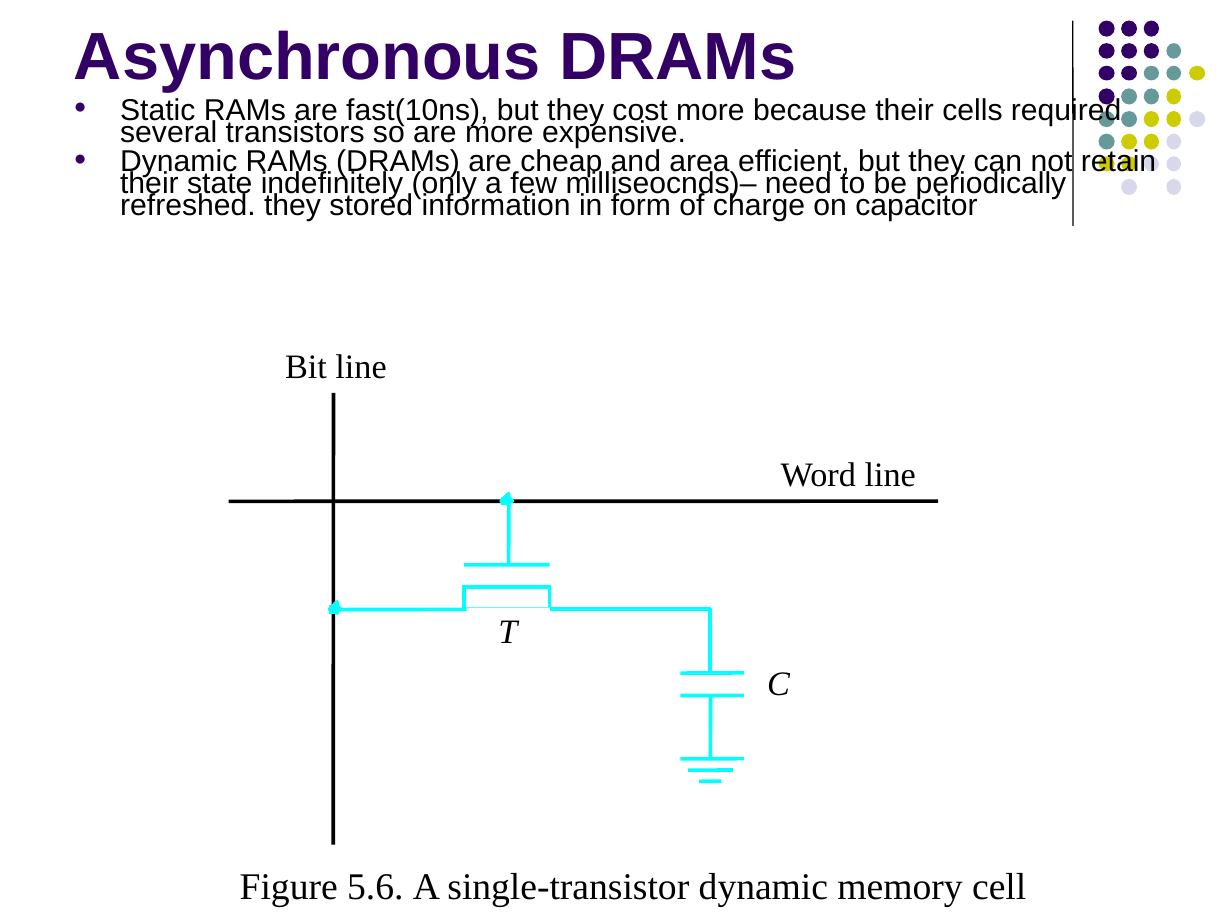
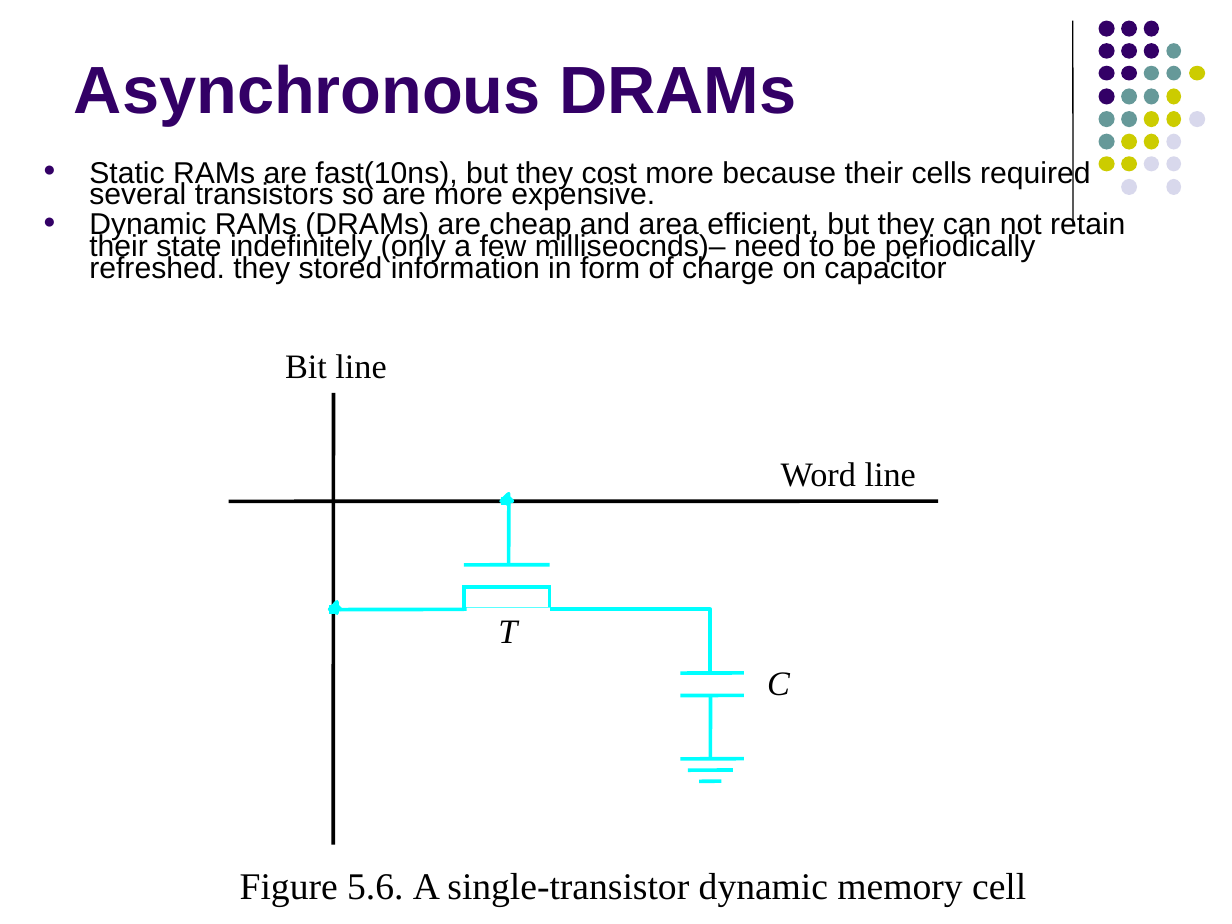
Before and after one commit to Khushi130404/Assembly_8085_Processor, a slide deck: slide 17 of CO_Study/7_memeory1_ams.ppt. Drawn at 1232x924 pixels with LibreOffice and Linux fonts; fonts in the diff are those of the drawing. Boxes give left, top, right and bottom in pixels: in the first picture for what was removed or moved away, otherwise in the second. Text is boxed around its words. In the diff, an @@ line names an element or a change of style, - is before the commit and + after.

```diff
--- a/CO_Study/7_memeory1_ams.ppt
+++ b/CO_Study/7_memeory1_ams.ppt
@@ title "Asynchronous DRAMs": place and size @@
-title "Asynchronous DRAMs" at box(74, 30, 796, 91)
+title "Asynchronous DRAMs" at box(74, 64, 796, 126)
@@ text "Static RAMs are fast(10ns), but ...": place and size @@
-text "Static RAMs are fast(10ns), but ..." at box(120, 96, 1156, 221)
+text "Static RAMs are fast(10ns), but ..." at box(89, 159, 1125, 284)
```
Also in this commit, not shown: 10 other slides changed, 1 other file.
